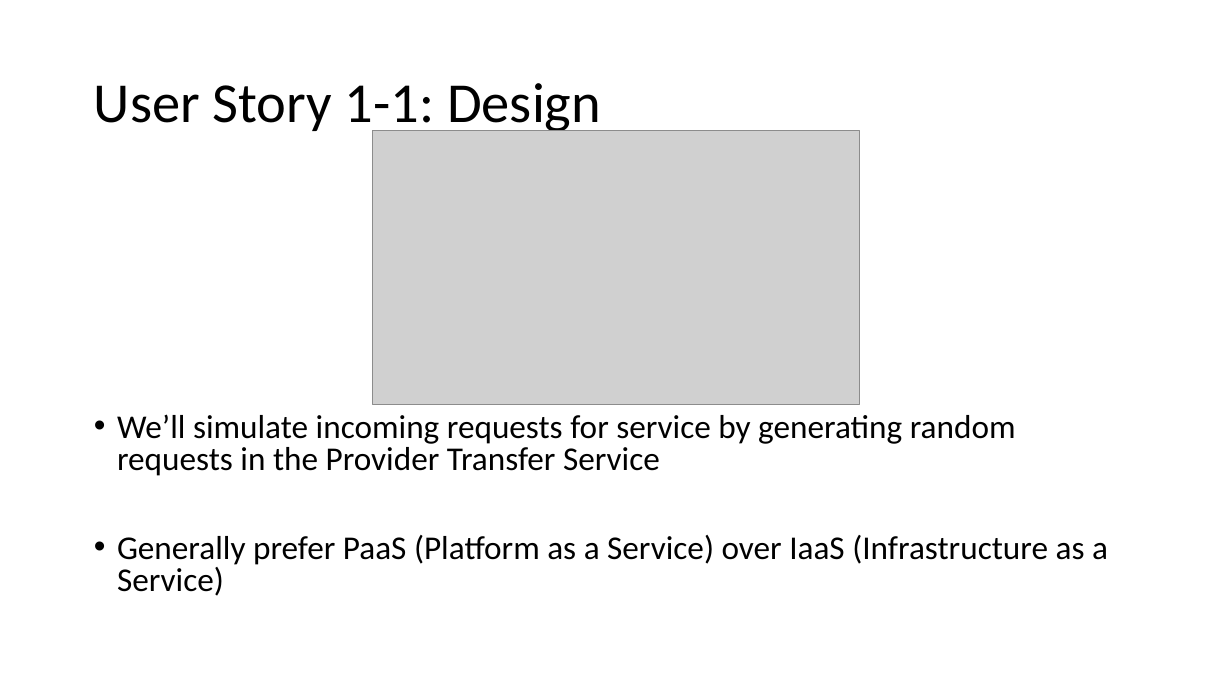
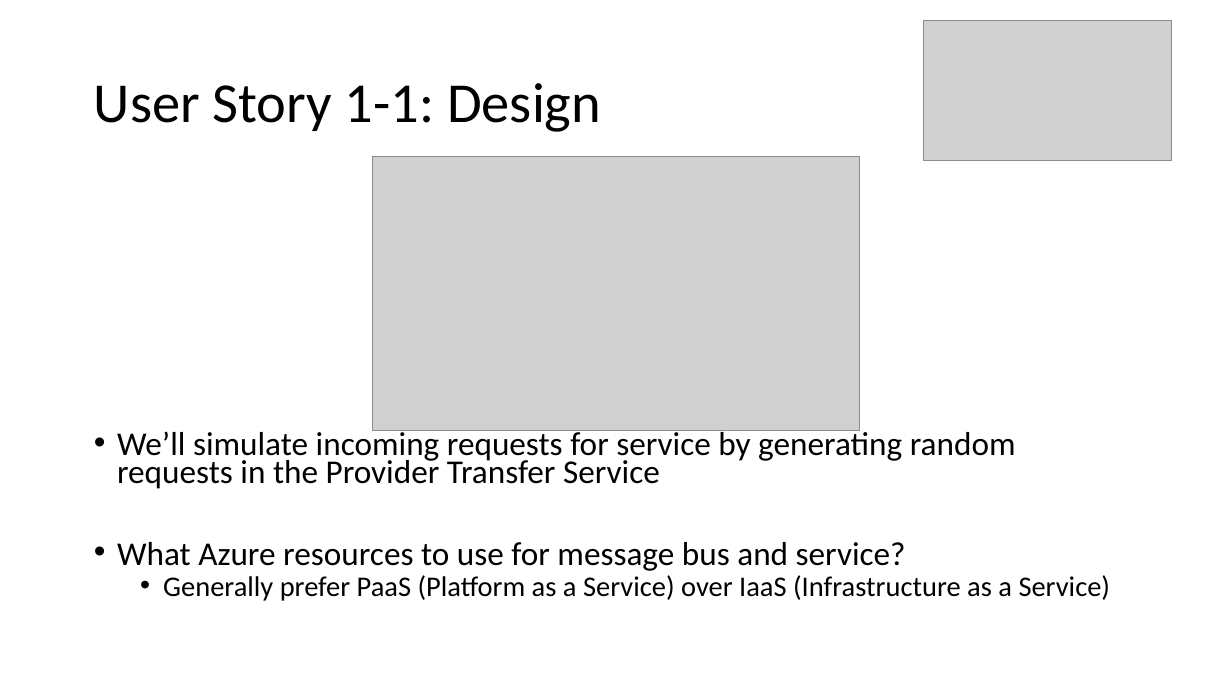
Before and after one commit to scottctr/EdaWorkshop, a slide deck: slide 4 of Sprint1/EdaWorkshop_Sprint1.pptx. Drawn at 1232x693 pixels with LibreOffice and Linux fonts; fonts in the diff are those of the drawing; grey boxes stand for pictures. Boxes give left, top, right and bottom in pixels: in the first picture for what was removed or moved away, otherwise in the second. Text is boxed around its words. In the diff, an @@ line names an element or a change of style, - is before the commit and + after.

```diff
--- a/Sprint1/EdaWorkshop_Sprint1.pptx
+++ b/Sprint1/EdaWorkshop_Sprint1.pptx
@@ picture added at (x1=923, y1=20, x2=1172, y2=160) @@
@@ picture moved from (x1=373, y1=130, x2=860, y2=404) to (x1=373, y1=156, x2=860, y2=430) @@
@@ text at (x1=117, y1=428, x2=1111, y2=601): size 25.9 to 22.2 pt in "Generally prefer PaaS (Platform as a Service) ..."; line spacing 0.8 to 0.7; list level 1 to 2 in "Generally prefer PaaS (Platform as ..." @@
@@ text at (x1=117, y1=542, x2=906, y2=571): paragraph added @@
+• What Azure resources to use for message bus and service?
```
Also in this commit, not shown: 7 other slides changed, 1 slide added, 22 other files.
